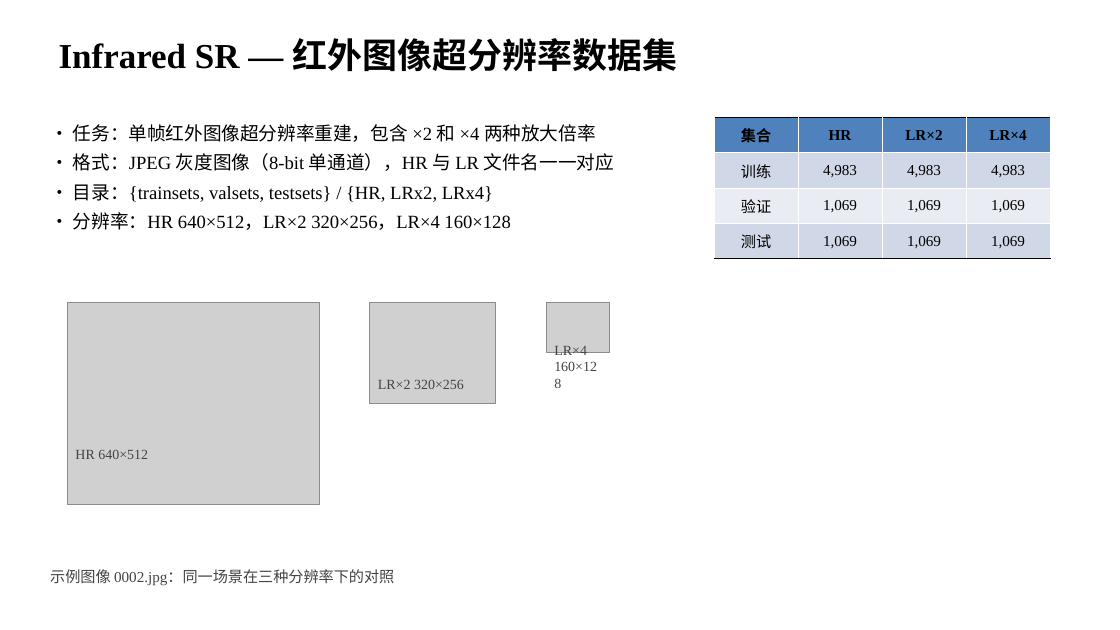
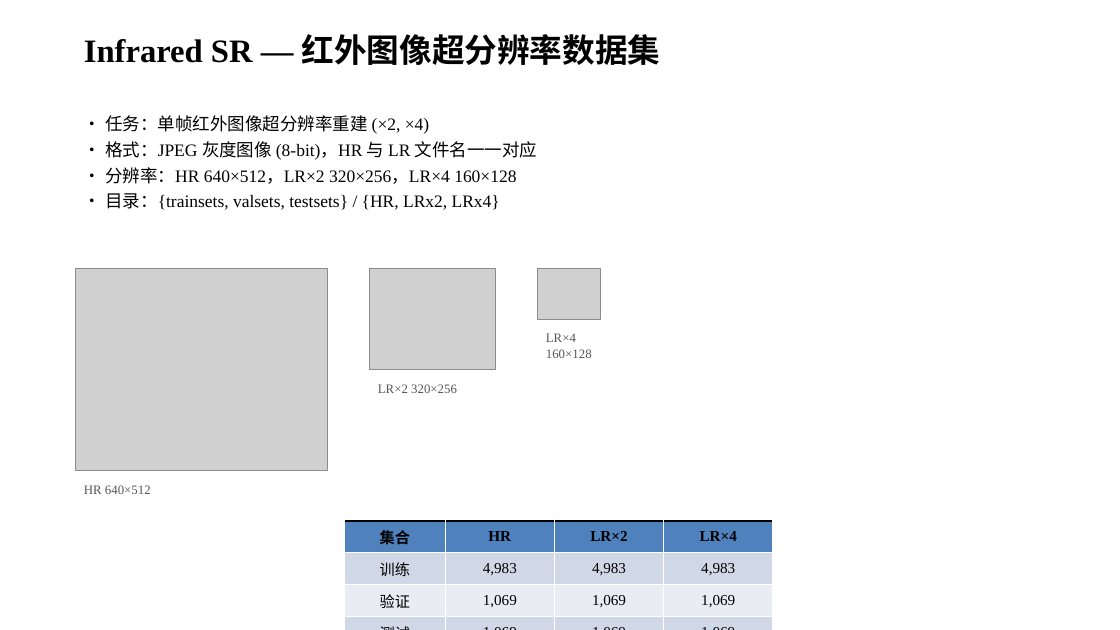
Before and after one commit to ZaxWave/InfraredSR, a slide deck: slide 3 of ppts/InfraredSR_Datasets_Overview.pptx. Drawn at 1120x630 pixels with LibreOffice and Linux fonts; fonts in the diff are those of the drawing; grey boxes stand for pictures. Boxes give left, top, right and bottom in pixels: in the first picture for what was removed or moved away, otherwise in the second. Text is boxed around its words. In the diff, an @@ line names an element or a change of style, - is before the commit and + after.

```diff
--- a/ppts/InfraredSR_Datasets_Overview.pptx
+++ b/ppts/InfraredSR_Datasets_Overview.pptx
@@ text "Infrared SR — 红外图像超分辨率数据集": place and size @@
-text "Infrared SR — 红外图像超分辨率数据集" at (59,38,677,71)
+text "Infrared SR — 红外图像超分辨率数据集" at (84,34,661,65)
@@ text "Infrared SR — 红外图像超分辨率数据集" at (84,34,661,65): size 30 to 28 pt @@
@@ text "• 任务：单帧红外图像超分辨率重建 (×2, ×4)": place and size @@
-text "• 任务：单帧红外图像超分辨率重建 (×2, ×4)" at (73,124,614,230)
+text "• 任务：单帧红外图像超分辨率重建 (×2, ×4)" at (105,115,537,210)
@@ text at (105,115,537,184): text changed; size 16 to 15 pt @@
-• 任务：单帧红外图像超分辨率重建，包含 ×2 和 ×4 两种放大倍率
-• 格式：JPEG 灰度图像（8-bit 单通道），HR 与 LR 文件名一一对应
+• 任务：单帧红外图像超分辨率重建 (×2, ×4)
+• 格式：JPEG 灰度图像 (8-bit)，HR 与 LR 文件名一一对应
+• 分辨率：HR 640×512，LR×2 320×256，LR×4 160×128
@@ text at (105,193,500,210): size 16 to 15 pt in "• 目录：{trainsets, valsets, testsets} / {HR, LRx2, ..."; less space between paragraphs @@
@@ text at (73,212,510,230): paragraph removed @@
-• 分辨率：HR 640×512，LR×2 320×256，LR×4 160×128
@@ picture: place and size @@
-picture at (67,302,319,504)
+picture at (76,269,328,471)
@@ picture: place and size @@
-picture at (370,302,496,403)
+picture at (370,269,496,370)
@@ picture: place and size @@
-picture at (546,302,609,353)
+picture at (538,269,601,319)
@@ text "LR×4 160×128": place and size @@
-text "LR×4 160×128" at (554,346,597,371)
+text "LR×4 160×128" at (546,333,592,358)
@@ size 12 to 11 pt, text colour #444444 to #555555; less space between paragraphs in 3 elements at (378,384,457,393), (546,333,592,358), (84,485,151,494) @@
@@ text "HR 640×512": place and size @@
-text "HR 640×512" at (75,450,148,459)
+text "HR 640×512" at (84,485,151,494)
@@ table: place and size @@
-table at (714,118,1050,259)
+table at (344,521,773,630)
@@ text removed at (50,569,394,586) @@
-示例图像 0002.jpg：同一场景在三种分辨率下的对照
```
Also in this commit, not shown: 7 other slides changed, 2 other files.
